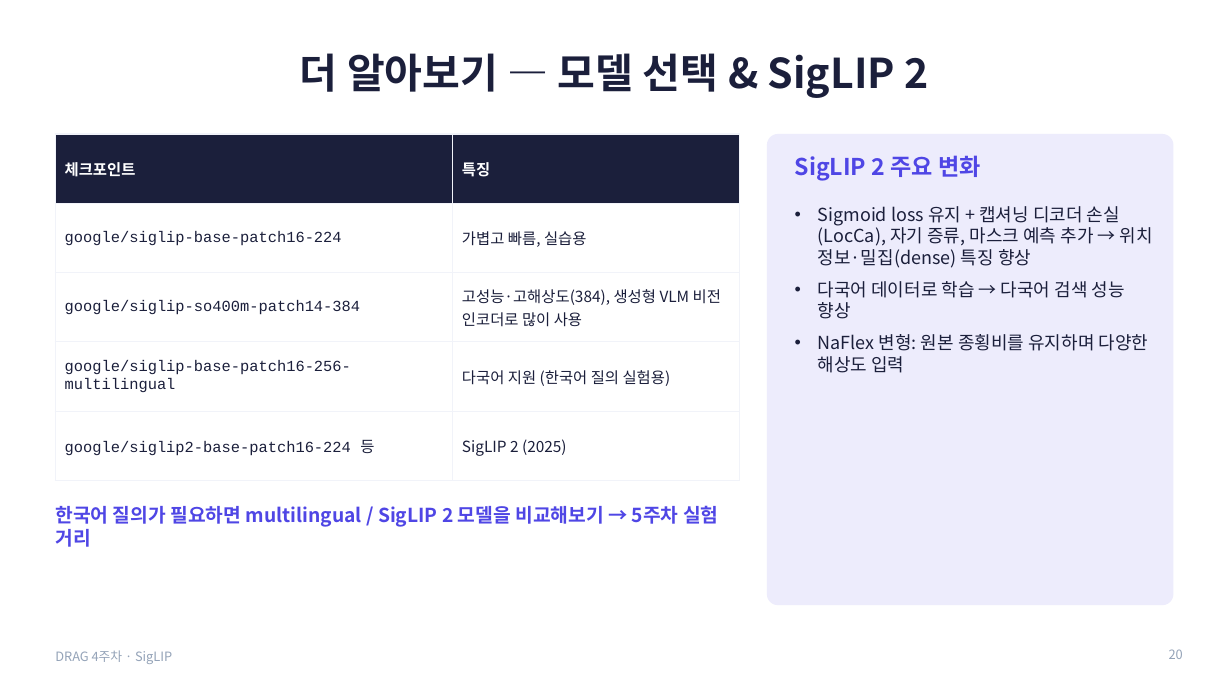
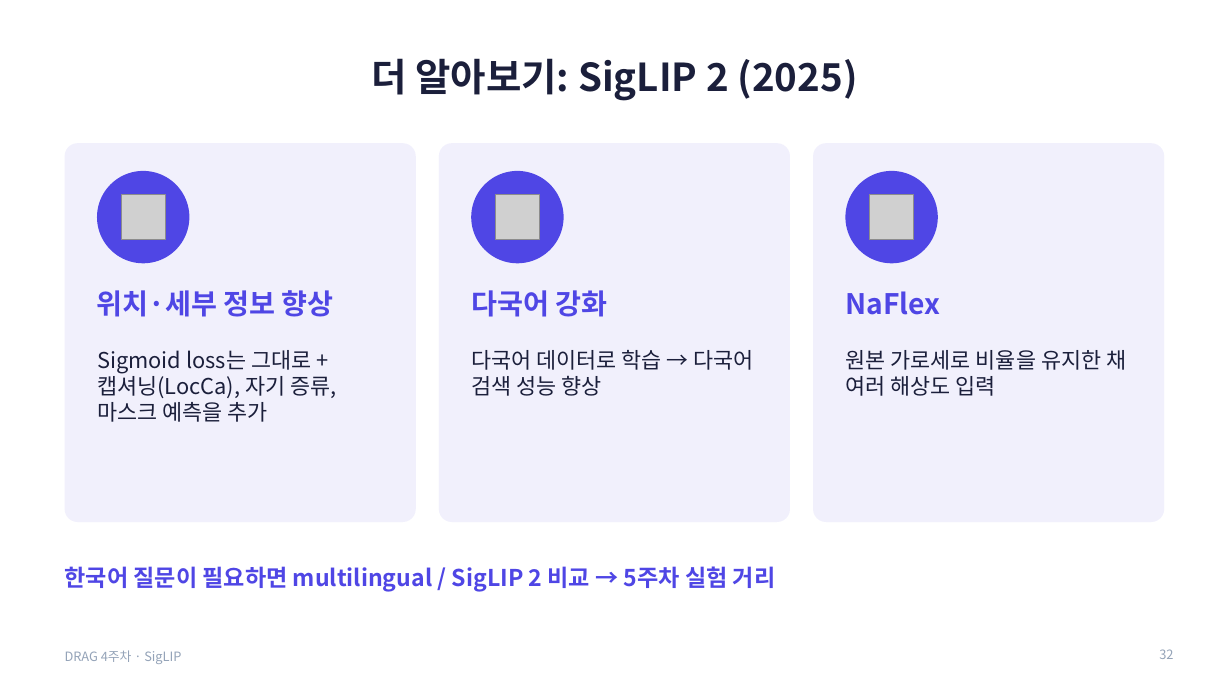
Before and after one commit to gaeun-k/DRAG, a slide deck: slide 32 of week4-siglip/김가은/SigLIP_4주차_발표.pptx (slide 20 before the commit). Drawn at 1232x693 pixels with LibreOffice and Linux fonts; fonts in the diff are those of the drawing; grey boxes stand for pictures. Boxes give left, top, right and bottom in pixels: in the first picture for what was removed or moved away, otherwise in the second. Text is boxed around its words. In the diff, an @@ line names an element or a change of style, - is before the commit and + after.

```diff
--- a/week4-siglip/김가은/SigLIP_4주차_발표.pptx
+++ b/week4-siglip/김가은/SigLIP_4주차_발표.pptx
@@ title at [371,58,858,101]: text changed; size 32 to 30 pt @@
-더 알아보기 — 모델 선택 & SigLIP 2
+더 알아보기: SigLIP 2 (2025)
@@ table removed at [55,134,739,460], 5 rows, 2 columns @@
-체크포인트 | 특징
-google/siglip-base-patch16-224 | 가볍고 빠름, 실습용
-google/siglip-so400m-patch14-384 | 고성능·고해상도(384), 생성형 VLM 비전 인코더로 많이 사용
-google/siglip-base-patch16-256-multilingual | 다국어 지원 (한국어 질의 실험용)
-google/siglip2-base-patch16-224 등 | SigLIP 2 (2025)
@@ rounded rectangle added at [65,143,416,522], fill #4F46E5 at 8% opacity @@
@@ rounded rectangle added at [439,143,790,522], fill #4F46E5 at 8% opacity @@
@@ rounded rectangle: place and size @@
-rounded rectangle at [767,134,1174,605]
+rounded rectangle at [813,143,1165,522]
@@ rounded rectangle at [813,143,1165,522]: fill #4F46E5 at 10% opacity to #4F46E5 at 8% opacity; proportions changed @@
@@ ellipse added at [97,171,189,263], fill #4F46E5 @@
@@ ellipse added at [471,171,564,263], fill #4F46E5 @@
@@ text removed at [795,155,981,181] @@
-SigLIP 2 주요 변화
@@ ellipse added at [846,171,938,263], fill #4F46E5 @@
@@ picture added at [121,195,165,239] @@
@@ picture added at [495,195,540,239] @@
@@ text removed at [818,206,1153,373] @@
-• Sigmoid loss 유지 + 캡셔닝 디코더 손실(LocCa), 자기 증류, 마스크 예측 추가 → 위치 정보·밀집(dense) 특징 향상
-• 다국어 데이터로 학습 → 다국어 검색 성능 향상
-• NaFlex 변형: 원본 종횡비를 유지하며 다양한 해상도 입력
@@ picture added at [870,195,914,239] @@
@@ text added at [97,290,334,317], 22 pt, text #4F46E5, bold @@
+위치·세부 정보 향상
@@ text added at [471,290,607,317], 22 pt, text #4F46E5, bold @@
+다국어 강화
@@ text added at [845,291,940,315], 22 pt, text #4F46E5, bold @@
+NaFlex
@@ text added at [97,350,336,422], 17 pt, text #1B1F3B @@
+Sigmoid loss는 그대로 + 캡셔닝(LocCa), 자기 증류, 마스크 예측을 추가
@@ text added at [471,350,754,396], 17 pt, text #1B1F3B @@
+다국어 데이터로 학습 → 다국어 검색 성능 향상
@@ text added at [845,350,1126,396], 17 pt, text #1B1F3B @@
+원본 가로세로 비율을 유지한 채 여러 해상도 입력
@@ text at [65,566,775,592]: text changed; size 15 to 18 pt @@
-한국어 질의가 필요하면 multilingual / SigLIP 2 모델을 비교해보기 → 5주차 실험 거리
+한국어 질문이 필요하면 multilingual / SigLIP 2 비교 → 5주차 실험 거리
@@ text "한국어 질문이 필요하면 multilingual / ..." at [65,566,775,592]: vertical alignment top to middle @@
@@ text "DRAG 4주차 · SigLIP": place and size @@
-text "DRAG 4주차 · SigLIP" at [55,650,172,664]
+text "DRAG 4주차 · SigLIP" at [65,650,181,664]
@@ page number added at [1159,649,1173,659], 10 pt, text #94A3B8 @@
+32
@@ page number removed at [1169,649,1183,659] @@
-20
```
Also in this commit, not shown: 13 other slides changed, 23 slides added, 11 slides removed.
